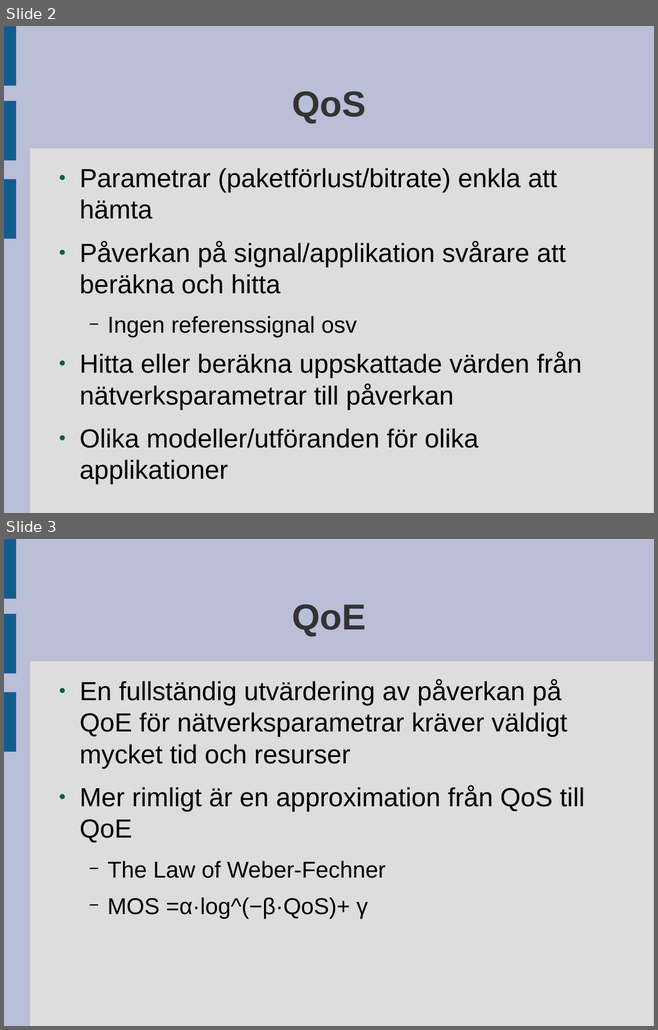
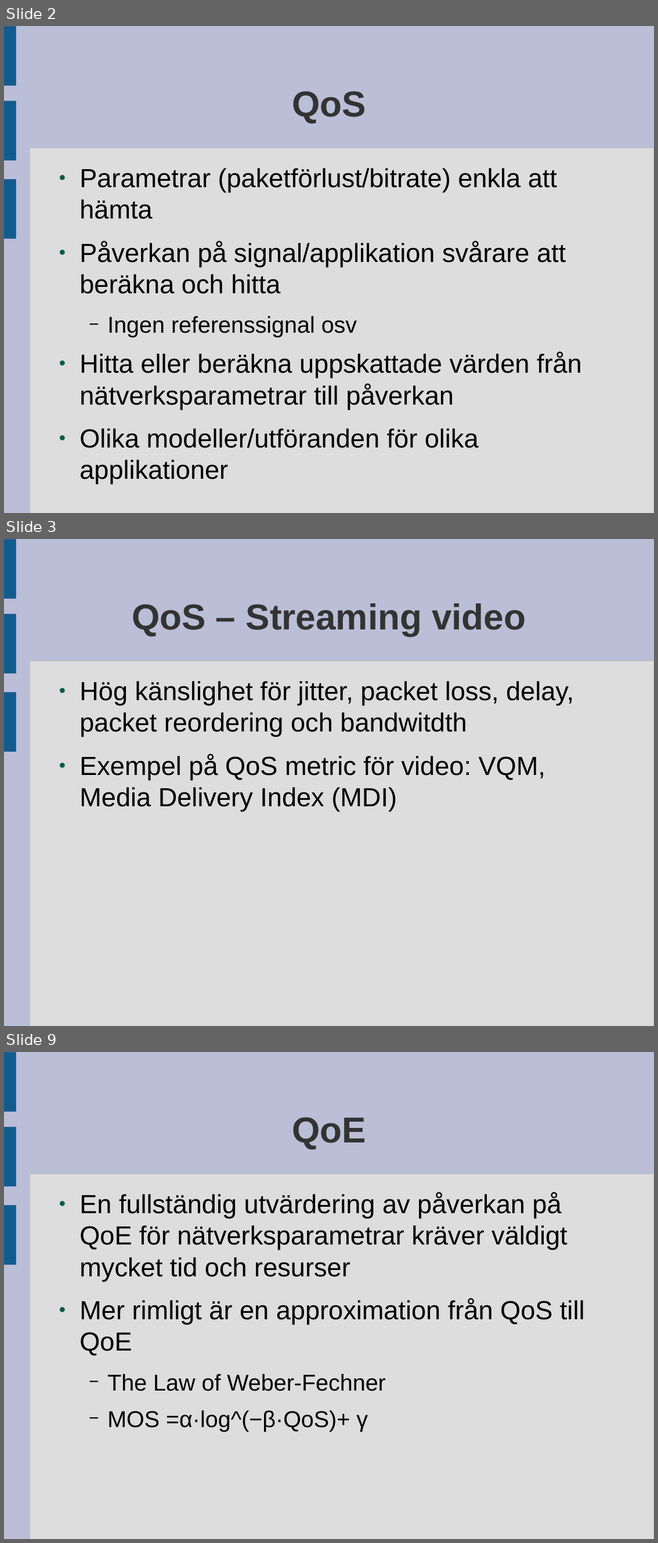
Before and after one commit to visse509/Dissertation, a slide deck: Presentation_möte.odp. Shown one above the other, each under a label of ours: slides 2 and 3 before the commit, slides 2, 3 and 9 after it; the slides between them are not shown. The pictures are 658x1030 and 658x1543 pixels, drawn with LibreOffice and Linux fonts; fonts in the diff are those of the drawing. Boxes give left, top, right and bottom in pixels: in the first picture for what was removed or moved away, otherwise in the second. Text is boxed around its words. In the diff, an @@ line names an element or a change of style, - is before the commit and + after.

```diff
--- a/Presentation_möte.odp
+++ b/Presentation_möte.odp
@@ slide 3 added at bbox=[4, 539, 654, 1026], background #BABED6; not listed: 4 template elements that a slide beside it also shows @@
@@ title added at bbox=[132, 603, 525, 636], 44 pt, text #333333, bold @@
+QoS – Streaming video
@@ text added at bbox=[79, 681, 574, 811], 32 pt, text #000000 @@
+● Hög känslighet för jitter, packet loss, delay, packet reordering och bandwitdth
+● Exempel på QoS metric för video: VQM, Media Delivery Index (MDI)
@@ what was slide 3 is now slide 9 @@
```
Also in this commit, not shown: 6 other slides added, 1 other file.
